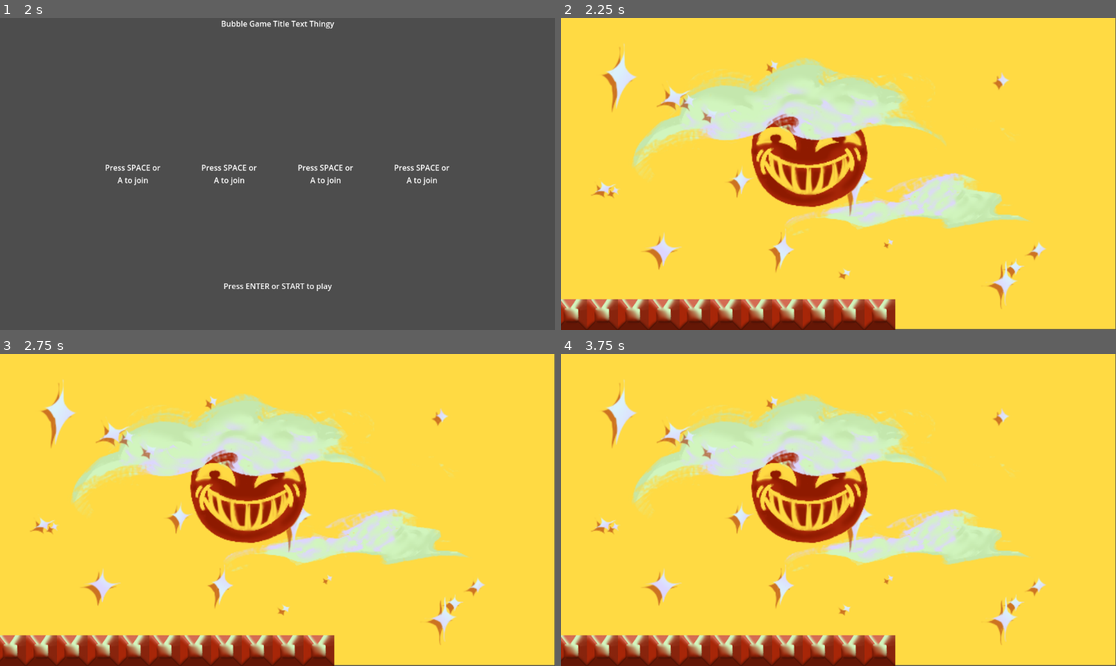
Above: before the commit, frames 1-4 (two rows, left to right).
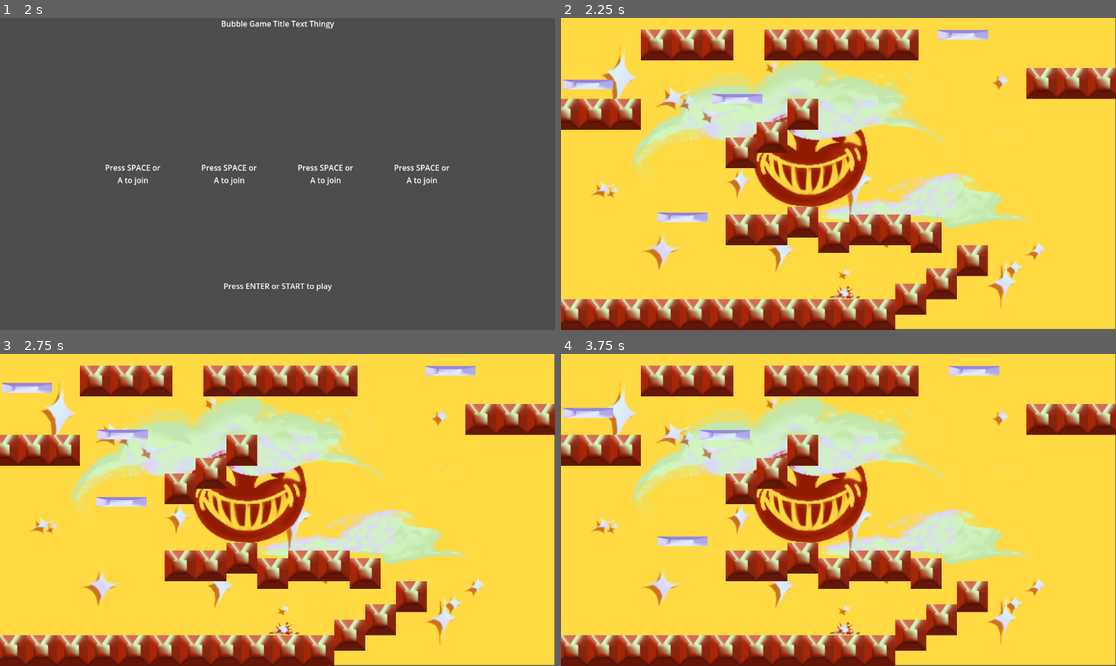
Above: after the commit, the same moments.

Repository: Nova840/GGJ2025
Game: Godot game, scene res://scenes/start_menu.tscn
The game is run twice, just before and just after one commit, with the same random seed, the same clock (stepped at 60 frames per second) and the same inputs.
Inputs:
- Up to frame 1 (2 s): tap Space (Keyboard Action 1) at 0.5 s; hold Space (Keyboard Action 1) 0.53-1.28 s; hold D (Keyboard Right) from 0.53 s (still down); tap W (Keyboard Up) at 0.77, 1.52 s; tap Shift (Keyboard Action 2) at 1.35 s
- Up to frame 2 (2.25 s): tap Space (Keyboard Action 1) at 2 s; release D (Keyboard Right) at 2.03 s; hold A (Keyboard Left) from 2.03 s (still down); hold Enter (Keyboard Start) from 2.03 s (still down)
- Up to frame 3 (2.75 s): keep holding A (Keyboard Left); keep holding Enter (Keyboard Start)
- Up to frame 4 (3.75 s): release A (Keyboard Left) at 2.78 s; release Enter (Keyboard Start) at 2.78 s; hold D (Keyboard Right) from 2.78 s (still down); tap Space (Keyboard Action 1) at 2.85 s; tap W (Keyboard Up) at 3.02 s; hold Shift (Keyboard Action 2) from 3.53 s (still down)

Frame 1 is identical in both runs. In frame 2, 16% of the frame differs, in the area x 0-100%, y 3-96%; in frame 3, 16%; in frame 4, 16%.

Commit message:
moving platforms

Diff:
--- /dev/null
+++ b/ggj25/run/scenes/moving_platform.tscn
@@ -0,0 +1,36 @@
+[gd_scene load_steps=5 format=3 uid="uid://dqpxd3p77ow5n"]
+
+[ext_resource type="Script" path="res://run/scripts/moving_platform.gd" id="1_0yoni"]
+[ext_resource type="Texture2D" uid="uid://cs6iyscx7842k" path="res://assets/moveabletilepurple.png" id="1_61ut7"]
+
+[sub_resource type="Curve2D" id="Curve2D_yu2lk"]
+resource_local_to_scene = true
+_data = {
+"points": PackedVector2Array(0, 0, 0, 0, 0, 0, 0, 0, 0, 0, 0, -55)
+}
+point_count = 2
+
+[sub_resource type="RectangleShape2D" id="RectangleShape2D_73mno"]
+size = Vector2(104, 20)
+
+[node name="MovingPlatform" type="Path2D" node_paths=PackedStringArray("path_follow")]
+curve = SubResource("Curve2D_yu2lk")
+script = ExtResource("1_0yoni")
+path_follow = NodePath("PathFollow2D")
+ease = 2
+transition = 4
+
+[node name="PathFollow2D" type="PathFollow2D" parent="."]
+rotates = false
+
+[node name="RemoteTransform2D" type="RemoteTransform2D" parent="PathFollow2D"]
+remote_path = NodePath("../../AnimatableBody2D")
+
+[node name="AnimatableBody2D" type="AnimatableBody2D" parent="."]
+
+[node name="Sprite2D" type="Sprite2D" parent="AnimatableBody2D"]
+scale = Vector2(1.63583, -0.318563)
+texture = ExtResource("1_61ut7")
+
+[node name="CollisionShape2D" type="CollisionShape2D" parent="AnimatableBody2D"]
+shape = SubResource("RectangleShape2D_73mno")
--- a/ggj25/run/scenes/run.tscn
+++ b/ggj25/run/scenes/run.tscn
@@ -6,6 +6,8 @@
 [ext_resource type="Texture2D" uid="uid://f0goisahkds0" path="res://assets/Needle .png" id="4_wnhji"]
 [ext_resource type="Texture2D" uid="uid://bvq1pxa1eri2d" path="res://assets/Thorns.png" id="5_1r0ih"]
 [ext_resource type="Texture2D" uid="uid://dkl72ci1cevtn" path="res://assets/runbackground.png" id="6_mt661"]
+[ext_resource type="PackedScene" uid="uid://bbtbe3mcbinu6" path="res://run/scenes/thorns.tscn" id="7_u7kg0"]
+[ext_resource type="PackedScene" uid="uid://dqpxd3p77ow5n" path="res://run/scenes/moving_platform.tscn" id="8_y0fip"]
 
 [sub_resource type="TileSetAtlasSource" id="TileSetAtlasSource_7se6j"]
 texture = ExtResource("2_adwxx")
@@ -36,6 +38,34 @@
 sources/2 = SubResource("TileSetAtlasSource_cdttp")
 sources/3 = SubResource("TileSetAtlasSource_d8ane")
 
+[sub_resource type="Curve2D" id="Curve2D_mdgyq"]
+resource_local_to_scene = true
+_data = {
+"points": PackedVector2Array(0, 0, 0, 0, 0, 0, 0, 0, 0, 0, 0, -148)
+}
+point_count = 2
+
+[sub_resource type="Curve2D" id="Curve2D_arexh"]
+resource_local_to_scene = true
+_data = {
+"points": PackedVector2Array(0, 0, 0, 0, 0, 0, 0, 0, 0, 0, -154, -1)
+}
+point_count = 2
+
+[sub_resource type="Curve2D" id="Curve2D_fe6si"]
+resource_local_to_scene = true
+_data = {
+"points": PackedVector2Array(0, 0, 0, 0, 0, 0, 0, 0, 0, 0, 139, 0)
+}
+point_count = 2
+
+[sub_resource type="Curve2D" id="Curve2D_t2d5t"]
+resource_local_to_scene = true
+_data = {
+"points": PackedVector2Array(0, 0, 0, 0, 0, 0, 0, 0, 0, 0, 0, -93)
+}
+point_count = 2
+
 [node name="Run" type="Node2D"]
 
 [node name="Camera2D" type="Camera2D" parent="."]
@@ -49,7 +79,26 @@
 [node name="TileMap" type="TileMap" parent="."]
 tile_set = SubResource("TileSet_p2ajl")
 format = 2
-layer_0/tile_data = PackedInt32Array(2490369, 0, 0, 2490373, …(100 unchanged characters)… 0401, 0, 0, 2490405, 0, 0, 2490409, 0, 0)
+layer_0/tile_data = PackedInt32Array(2490369, 0, 0, 2490373, …(100 unchanged characters)… 0401, 0, 0, 2490405, 0, 0, 2490409, 0, 0, 2359341, 0, 0, 2228273, 0, 0, 1769515, 0, 0, 1769511, 0, 0, 1835043, 0, 0, 1703967, 0, 0, 1769499, 0, 0, 1769495, 0, 0, 2031669, 0, 0, 1835055, 0, 0, 1114135, 0, 0, 983067, 0, 0, 786463, 0, 0, 786440, 0, 0, 786436, 0, 0, 786432, 0, 0, 196620, 0, 0, 196624, 0, 0, 196628, 0, 0, 196636, 0, 0, 196640, 0, 0, 196644, 0, 0, 196648, 0, 0, 196652, 0, 0, 524358, 0, 0, 524354, 0, 0, 524350, 0, 0)
 
 [node name="LevelManager" type="Node2D" parent="."]
 script = ExtResource("3_1h47e")
+
+[node name="Thorns" parent="." instance=ExtResource("7_u7kg0")]
+position = Vector2(591, 569)
+
+[node name="MovingPlatform1" parent="." instance=ExtResource("8_y0fip")]
+position = Vector2(254, 422)
+curve = SubResource("Curve2D_mdgyq")
+
+[node name="MovingPlatform2" parent="." instance=ExtResource("8_y0fip")]
+position = Vector2(376, 168)
+curve = SubResource("Curve2D_arexh")
+
+[node name="MovingPlatform4" parent="." instance=ExtResource("8_y0fip")]
+position = Vector2(829, 35)
+curve = SubResource("Curve2D_fe6si")
+
+[node name="MovingPlatform3" parent="." instance=ExtResource("8_y0fip")]
+position = Vector2(58, 143)
+curve = SubResource("Curve2D_t2d5t")
--- /dev/null
+++ b/ggj25/run/scenes/thorns.tscn
@@ -0,0 +1,16 @@
+[gd_scene load_steps=3 format=3 uid="uid://bbtbe3mcbinu6"]
+
+[ext_resource type="Texture2D" uid="uid://bvq1pxa1eri2d" path="res://assets/Thorns.png" id="1_6es04"]
+
+[sub_resource type="RectangleShape2D" id="RectangleShape2D_whcej"]
+size = Vector2(68, 25)
+
+[node name="Thorns" type="Area2D"]
+
+[node name="Sprite2D" type="Sprite2D" parent="."]
+scale = Vector2(0.3, 0.3)
+texture = ExtResource("1_6es04")
+
+[node name="CollisionShape2D" type="CollisionShape2D" parent="."]
+position = Vector2(0, 2.5)
+shape = SubResource("RectangleShape2D_whcej")
--- a/ggj25/run/scripts/level_manager.gd
+++ b/ggj25/run/scripts/level_manager.gd
@@ -13,6 +13,7 @@
 	for p in starting_players:
 		var player_scene: PlayerController = preload("res://run/scenes/player.tscn").instantiate()
 		add_child(player_scene)
+		player_scene.id = p
 		player_scene.global_position.x = 20 + start_pos_offset
 		# increase offset for other players
 		start_pos_offset += 5
--- /dev/null
+++ b/ggj25/run/scripts/moving_platform.gd
@@ -0,0 +1,17 @@
+extends Path2D
+class_name MovingPlatform
+
+@export var path_follow: PathFollow2D
+@export var path_time = 1.0
+@export var ease: Tween.EaseType
+@export var transition: Tween.TransitionType
+
+
+func _ready() -> void:
+	_move_tween()
+
+
+func _move_tween():
+	var tween = get_tree().create_tween().set_loops()
+	tween.tween_property(path_follow, "progress_ratio", 1.0, path_time).set_ease(ease).set_trans(transition)
+	tween.tween_property(path_follow, "progress_ratio", 0.0, path_time).set_ease(ease).set_trans(transition)
--- a/ggj25/run/scripts/player_animator.gd
+++ b/ggj25/run/scripts/player_animator.gd
@@ -10,3 +10,6 @@
 		sprite.flip_h = false
 	elif player_controller.direction == -1:
 		sprite.flip_h = true
+
+	if not player_controller.is_alive:
+		sprite.visible = false
Not shown: 1 places in ggj25/run/scenes/run.tscn that only renumber resources
Binary file removed: ggj25/run/sprites/enemy_1.png
Not shown, removed: ggj25/run/sprites/enemy_1.png.import
Binary file removed: ggj25/run/sprites/player.png
Not shown, removed: ggj25/run/sprites/player.png.import
Binary file removed: ggj25/run/sprites/tiles_1.png
Not shown, removed: ggj25/run/sprites/tiles_1.png.import
